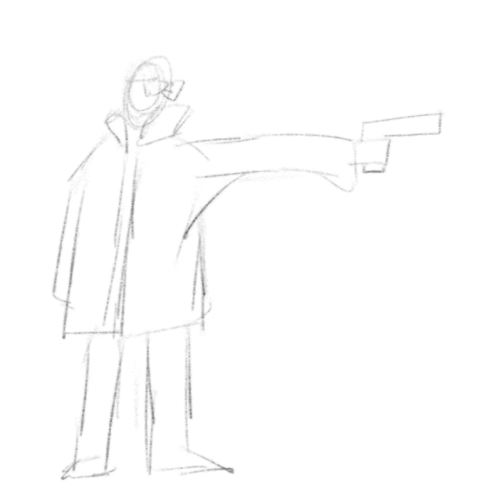
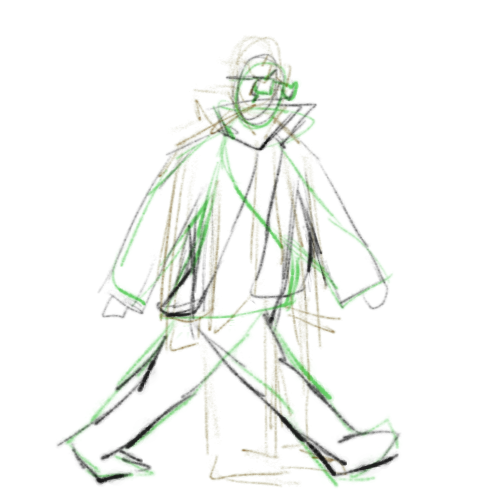
Comparing the layer stacks of the two 500 x 500 images. Changes:
hid "Paint Layer 2" over left=51, top=35, right=446, bottom=489
showed "Paint Layer 1", painted on it over left=125, top=35, right=381, bottom=489
